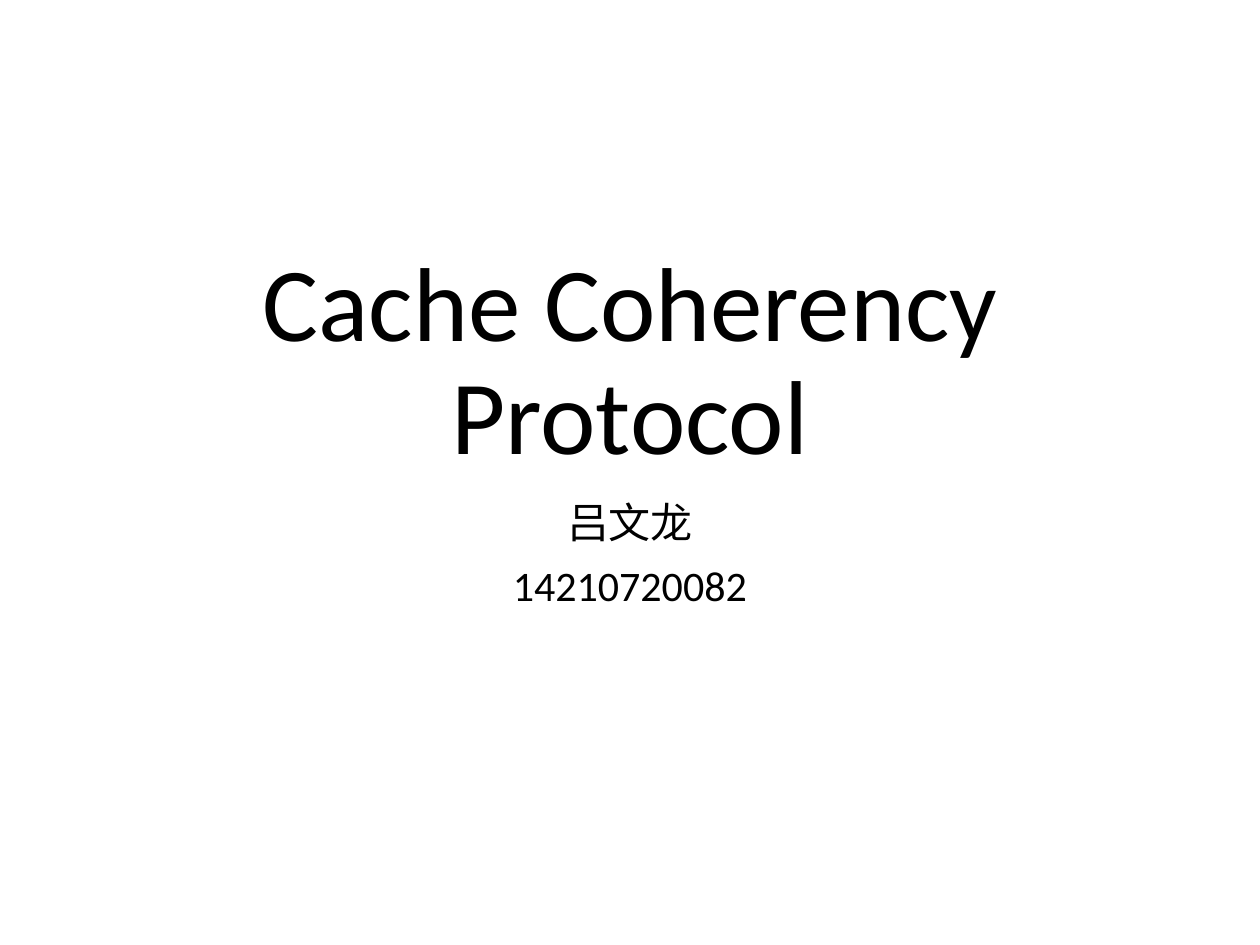
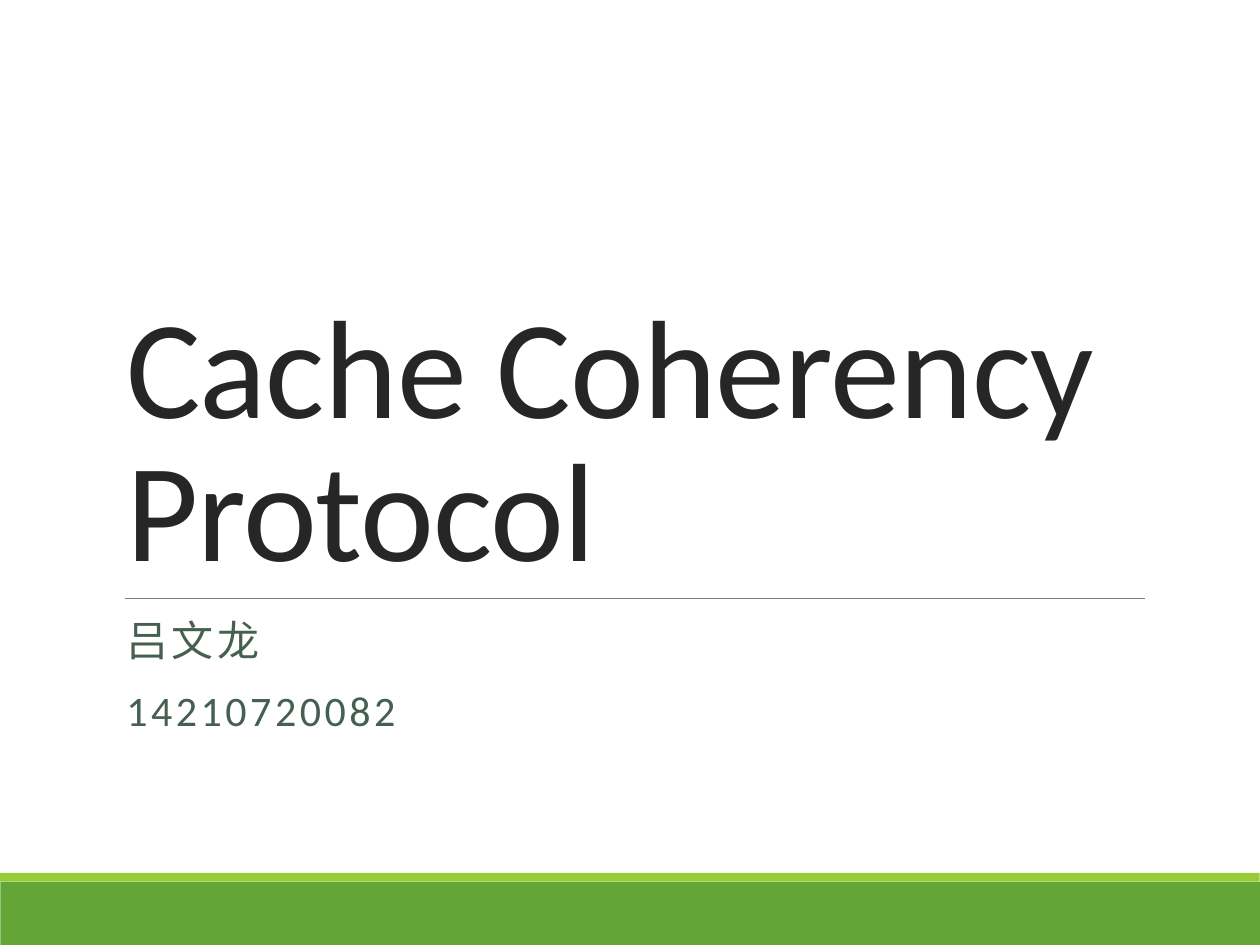
Before and after one commit to Alaya-in-Matrix/fudanCourseProjectParallelYu, a slide deck: slide 1 of cachePresentation.pptx. Drawn at 1260x945 pixels with LibreOffice and Linux fonts; fonts in the diff are those of the drawing. Boxes give left, top, right and bottom in pixels: in the first picture for what was removed or moved away, otherwise in the second. Text is boxed around its words. In the diff, an @@ line names an element or a change of style, - is before the commit and + after.

```diff
--- a/cachePresentation.pptx
+++ b/cachePresentation.pptx
@@ title "Cache Coherency Protocol": place and size @@
-title "Cache Coherency Protocol" at bbox=[262, 268, 997, 455]
+title "Cache Coherency Protocol" at bbox=[126, 320, 1094, 562]
@@ title "Cache Coherency Protocol" at bbox=[126, 320, 1094, 562]: size 60 to 80 pt, text colour #000000 to #262626, letter spacing 0 to -0.5 pt; alignment centre to left; line spacing 0.9 to 0.85 @@
@@ line added from (125, 598) to (1145, 598), #808080 0.5 pt @@
@@ subtitle "吕文龙": place and size @@
-subtitle "吕文龙" at bbox=[513, 502, 747, 602]
+subtitle "吕文龙" at bbox=[126, 620, 395, 727]
@@ subtitle "吕文龙" at bbox=[126, 620, 395, 727]: text colour #000000 to #455F51, letter spacing 0 to 2 pt; alignment centre to left; more space between paragraphs @@
@@ rectangle added at bbox=[0, 882, 1260, 945], fill #63A537 @@
@@ rectangle added at bbox=[0, 873, 1260, 882], fill #99CB38 @@
```
Also in this commit, not shown: 2 other slides changed, 40 slides added, 3 slides removed, 17 other files.
